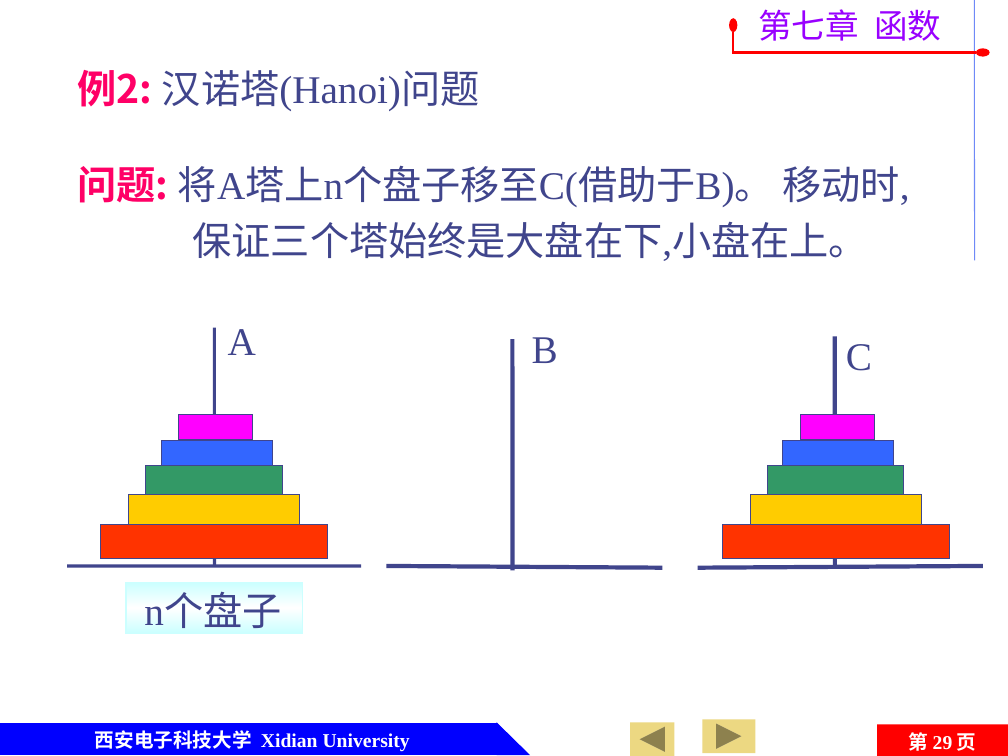
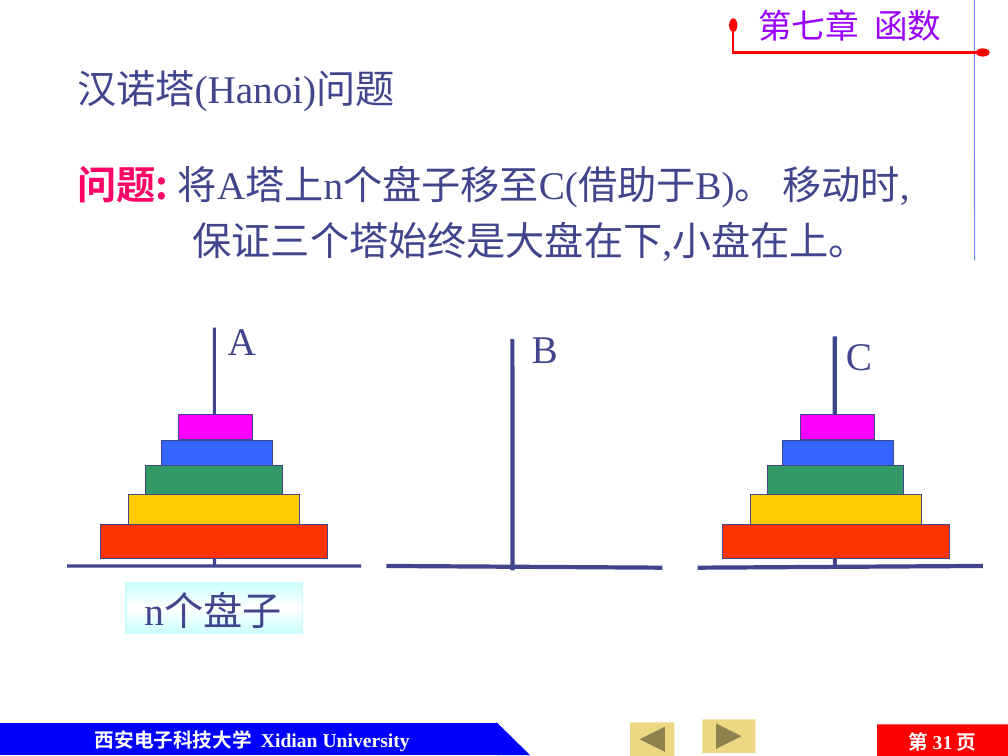
Before and after one commit to jtrfid/C-Repositories, a slide deck: slide 31 of 2016/C语言/课件/第7章 函数及变量存储类型.pptx (slide 29 before the commit). Drawn at 1008x756 pixels with LibreOffice and Linux fonts; fonts in the diff are those of the drawing; background and template pictures are left out. Boxes give left, top, right and bottom in pixels: in the first picture for what was removed or moved away, otherwise in the second. Text is boxed around its words. In the diff, an @@ line names an element or a change of style, - is before the commit and + after.

```diff
--- a/2016/C语言/课件/第7章 函数及变量存储类型.pptx
+++ b/2016/C语言/课件/第7章 函数及变量存储类型.pptx
@@ text at (77,70,394,111): text changed @@
-例2: 汉诺塔(Hanoi)问题
+汉诺塔(Hanoi)问题
@@ page number at (909,732,977,751): text changed @@
-第 29 页
+第 31 页
```
Also in this commit, not shown: 4 other slides changed, 2 slides added, 5 other files.
